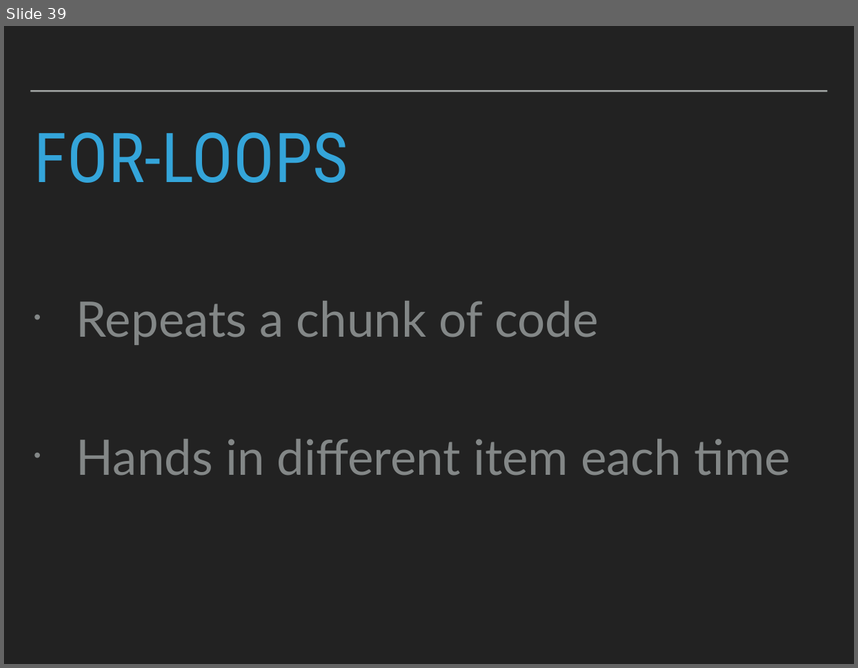
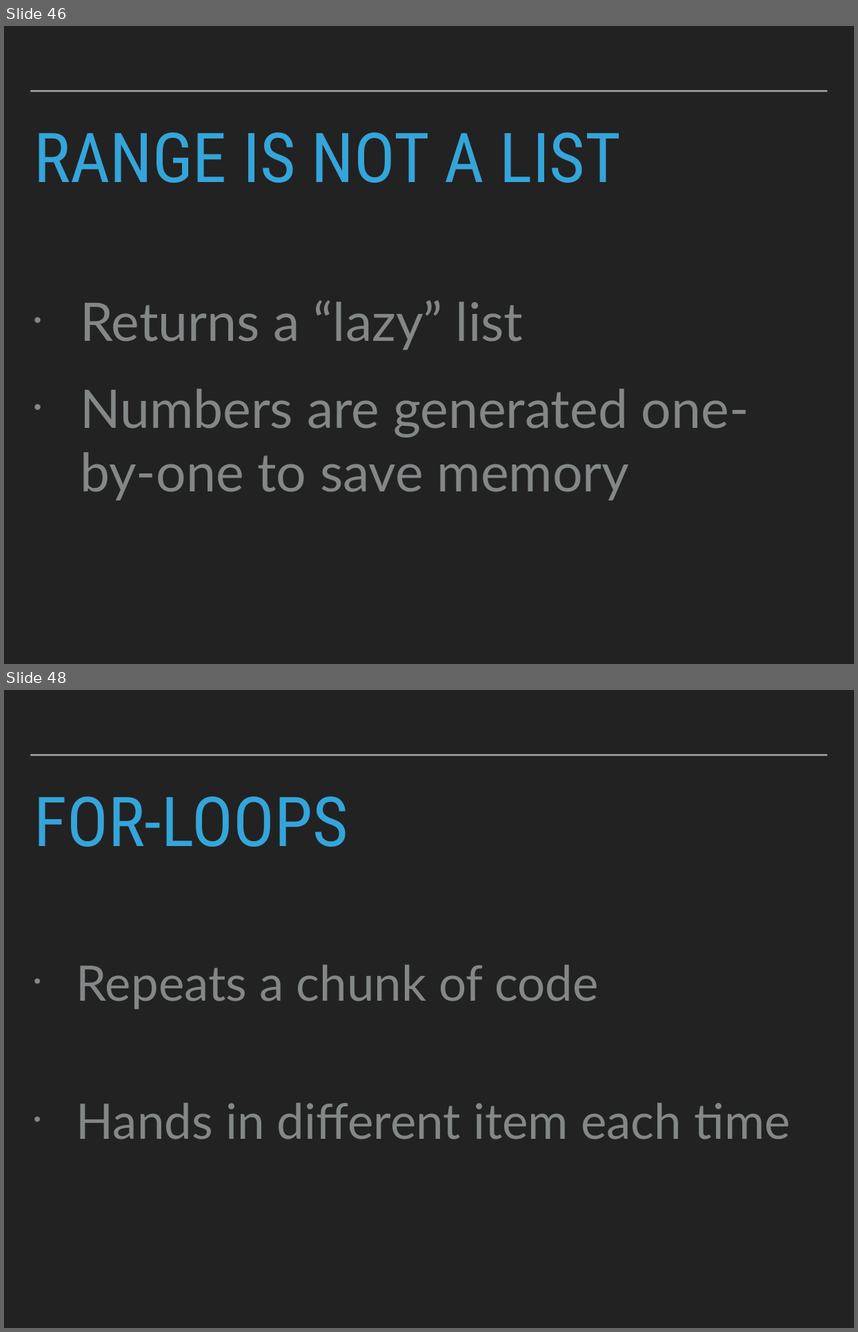
Before and after one commit to robcarrington/Week1_PythonForDataScience, a slide deck: Session2_Slides.pptx. Shown one above the other, each under a label of ours: slide 39 before the commit, slides 46 and 48 after it; the slides between them are not shown. The pictures are 858x668 and 858x1332 pixels, drawn with LibreOffice and Linux fonts; fonts in the diff are those of the drawing. Boxes give left, top, right and bottom in pixels: in the first picture for what was removed or moved away, otherwise in the second. Text is boxed around its words. In the diff, an @@ line names an element or a change of style, - is before the commit and + after.

```diff
--- a/Session2_Slides.pptx
+++ b/Session2_Slides.pptx
@@ slide 46 added at bbox=[4, 26, 854, 664], background #222222; not listed: 1 template element that a slide beside it also shows @@
@@ title added at bbox=[34, 132, 622, 183], 82.8 pt, text #34A5DA @@
+RANGE IS NOT A LIST
@@ text added at bbox=[80, 300, 749, 500], 64 pt, text #838787 @@
+• Returns a “lazy” list
+• Numbers are generated one-by-one to save memory
@@ what was slide 39 is now slide 48 @@
```
Also in this commit, not shown: 8 other slides added, 12 slides removed.
